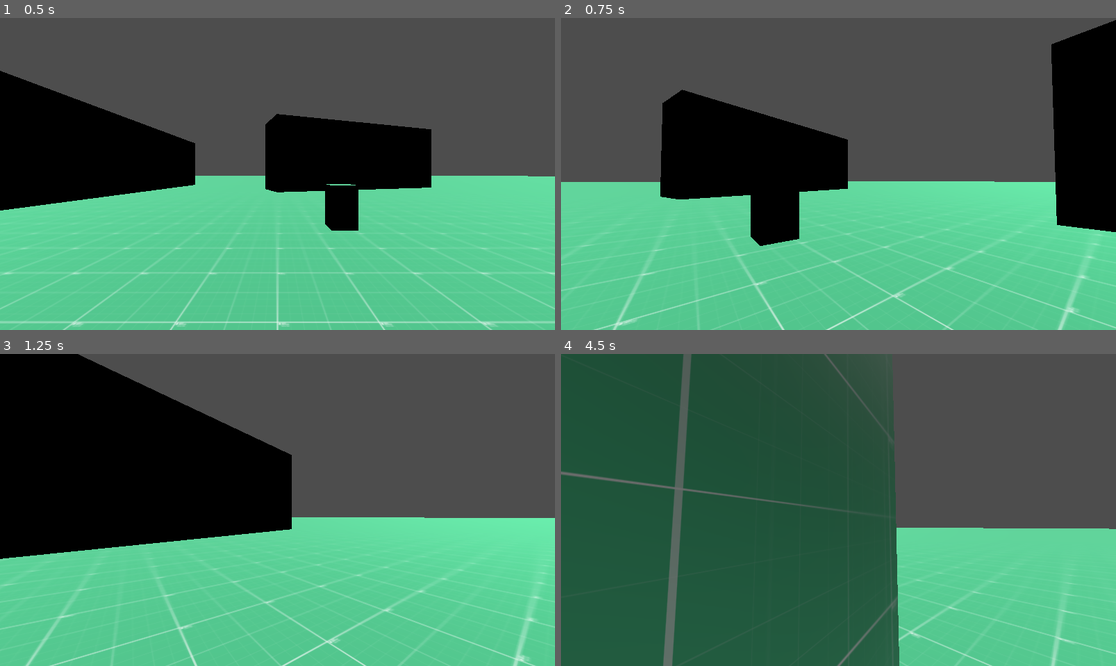
Above: before the commit, frames 1-4 (two rows, left to right).
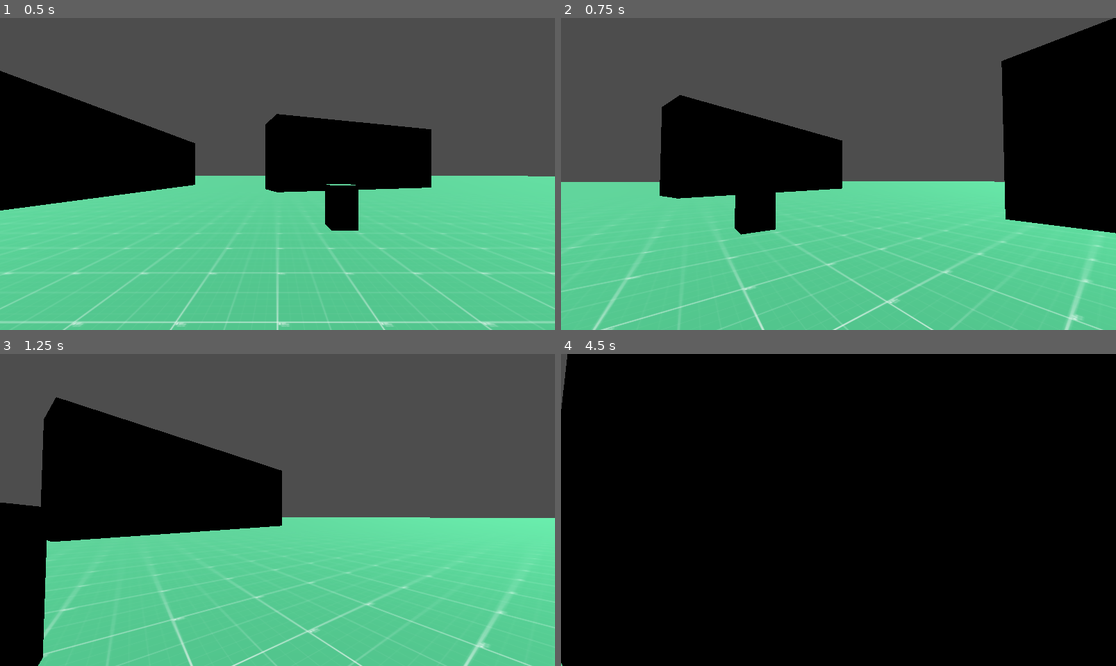
Above: after the commit, the same moments.

Repository: TimurTimergalin/team-dynamics-project-0
Game: Godot game, scene res://scenes/prototype_scene.tscn
The game is run twice, just before and just after one commit, with the same random seed, the same clock (stepped at 60 frames per second) and the same inputs.
Inputs (mouse positions are in pixels of both pictures, inside the frame that each line leads up to):
- Up to frame 1 (0.5 s): no input
- Up to frame 2 (0.75 s): move the mouse to (866, 174) at 0.52 s; hold W (main_move_forward) from 0.53 s (still down); tap Ctrl (main_crouch) at 0.6 s
- Up to frame 3 (1.25 s): keep holding W (main_move_forward); tap Space (main_jump) at 0.77 s
- Up to frame 4 (4.5 s): keep holding W (main_move_forward); move the mouse to (810, 510) at 1.27 s; tap Shift (main_run) at 1.35, 2.85, 4.35 s; tap Space (main_jump) at 1.52, 3.02, 3.77 s; move the mouse to (849, 503) at 2.02 s; tap Ctrl (main_crouch) at 2.1, 3.6 s; move the mouse to (832, 516) at 2.77 s; move the mouse to (877, 513) at 3.52 s; move the mouse to (794, 506) at 4.27 s

Frame 1 is identical in both runs. In frame 2, 9.6% of the frame differs, in the area x 0-100%, y 0-100%; in frame 3, 16%; in frame 4, 100%.

Commit message:
closes #22 #21: fixed basic camera

Diff:
--- /dev/null
+++ b/resources/player/camera_controller.tres
@@ -0,0 +1,7 @@
+[gd_resource type="Resource" script_class="CameraControllerResource" load_steps=2 format=3 uid="uid://bgqa0tcc2e6tv"]
+
+[ext_resource type="Script" uid="uid://0hwxtxopxlhu" path="res://scripts/resources/player/camera_controller_resource.gd" id="1_tvh75"]
+
+[resource]
+script = ExtResource("1_tvh75")
+metadata/_custom_type_script = "uid://0hwxtxopxlhu"
--- a/resources/player/movement.tres
+++ b/resources/player/movement.tres
@@ -4,6 +4,6 @@
 
 [resource]
 script = ExtResource("1_tlj7n")
-walking_max_velocity = 25.0
+walking_max_velocity = 10.0
 walking_acceleration = 1000.0
 base_decceleration = 1000.0
--- a/scenes/player.tscn
+++ b/scenes/player.tscn
@@ -9,7 +9,8 @@
 [ext_resource type="Script" uid="uid://jni8u8uya2y4" path="res://scripts/logic/movement/player_movement_states/crouching_state.gd" id="8_y4r1p"]
 [ext_resource type="Resource" uid="uid://dtk2blb0doadl" path="res://resources/player/movement.tres" id="9_y4r1p"]
 [ext_resource type="Script" uid="uid://i6cfyh3no4en" path="res://scripts/logic/state_machine/state_machine_logger.gd" id="10_d2wvv"]
-[ext_resource type="Script" uid="uid://drvqm8nefhw2w" path="res://scripts/logic/camera/camera_logic.gd" id="11_d2wvv"]
+[ext_resource type="Script" uid="uid://drvqm8nefhw2w" path="res://scripts/logic/camera/camera_controller_logic.gd" id="10_y4r1p"]
+[ext_resource type="Resource" uid="uid://bgqa0tcc2e6tv" path="res://resources/player/camera_controller.tres" id="11_d2wvv"]
 
 [sub_resource type="CapsuleShape3D" id="CapsuleShape3D_dkjbp"]
 
@@ -80,8 +81,9 @@
 state_machine = NodePath("../MovementStateMachine")
 machine_name = "Movement State Machine"
 
-[node name="CameraLogic" type="Node" parent="Logic" node_paths=PackedStringArray("camera_holder", "camera")]
-script = ExtResource("11_d2wvv")
+[node name="CameraControllerLogic" type="Node" parent="Logic" node_paths=PackedStringArray("camera_holder", "camera")]
+script = ExtResource("10_y4r1p")
 camera_holder = NodePath("../../CameraHolder")
 camera = NodePath("../../CameraHolder/Camera3D")
+cam_res = ExtResource("11_d2wvv")
 metadata/_custom_type_script = "uid://drvqm8nefhw2w"
--- /dev/null
+++ b/scripts/logic/camera/camera_controller_logic.gd
@@ -0,0 +1,21 @@
+class_name CameraControllerLogic
+extends Node
+
+@export var camera_holder: Node3D
+@export var camera: Camera3D
+@export var cam_res: CameraControllerResource
+
+func _ready() -> void:
+	Input.set_mouse_mode(Input.MOUSE_MODE_CAPTURED)
+
+
+func _unhandled_input(_event: InputEvent) -> void:
+	if _event is InputEventMouseMotion:
+		camera_holder.rotate_y(-_event.relative.x * cam_res.sens)
+		camera.rotate_x(-_event.relative.y * cam_res.sens)
+		camera.rotation.x = clamp(camera.rotation.x, deg_to_rad(-cam_res.down_look_limit), deg_to_rad(cam_res.up_look_limit))
+
+#func _process(delta: float) -> void:
+	#var mouse_velocity := Input.get_last_mouse_velocity()
+	#camera_holder.rotate_y(-mouse_velocity.x * SENSITIVITY * delta)
+	#camera.rotate_x(-mouse_velocity.y * SENSITIVITY * delta)
--- a/scripts/logic/camera/camera_logic.gd
+++ /dev/null
@@ -1,19 +0,0 @@
-class_name CameraLogic
-extends Node
-
-const SENSITIVITY := 0.01
-
-@export var camera_holder: Node3D
-@export var camera: Camera3D
-
-func _ready() -> void:
-	Input.set_mouse_mode(Input.MOUSE_MODE_CAPTURED)
-
-
-func _unhandled_input(_event: InputEvent) -> void:
-	pass
-
-func _process(delta: float) -> void:
-	var mouse_velocity := Input.get_last_mouse_velocity()
-	camera_holder.rotate_y(-mouse_velocity.x * SENSITIVITY * delta)
-	camera.rotate_x(-mouse_velocity.y * SENSITIVITY * delta)
--- a/scripts/logic/movement/lib/horizontal_movement.gd
+++ b/scripts/logic/movement/lib/horizontal_movement.gd
@@ -1,28 +1,28 @@
 class_name HorizontalMovementLib
 
 static func process(
-    target: CharacterBody3D,
-    horizontal_movement_store: HorizontalMovementStore,
-    delta: float
+	target: CharacterBody3D,
+	horizontal_movement_store: HorizontalMovementStore,
+	delta: float
 ):
-    var real_velocity = Vector2(target.velocity.x, target.velocity.z)
-    var target_velocity = horizontal_movement_store.direction * horizontal_movement_store.max_velocity
-    var velocity_difference = target_velocity - real_velocity
-    var d_velocity_direction = velocity_difference.normalized()
+	var real_velocity = Vector2(target.velocity.x, target.velocity.z)
+	var target_velocity = horizontal_movement_store.direction * horizontal_movement_store.max_velocity
+	var velocity_difference = target_velocity - real_velocity
+	var d_velocity_direction = velocity_difference.normalized()
 
-    # Скорость изменится по направлению d_velocity_direction,
-    # значит локально скорость имеет вид velocity = real_velocity + t * d_velocity_direction.
-    # Производная |velocity| по t в точке t = 0 равна 2 * (real_velocity.x * d_velocity_direction.x + real_velocity.y * d_velocity_direction.y)
-    var derivative = real_velocity.x * d_velocity_direction.x + real_velocity.y * d_velocity_direction.y
+	# Скорость изменится по направлению d_velocity_direction,
+	# значит локально скорость имеет вид velocity = real_velocity + t * d_velocity_direction.
+	# Производная |velocity| по t в точке t = 0 равна 2 * (real_velocity.x * d_velocity_direction.x + real_velocity.y * d_velocity_direction.y)
+	var derivative = real_velocity.x * d_velocity_direction.x + real_velocity.y * d_velocity_direction.y
 
-    var a = (
-        horizontal_movement_store.acceleration
-        if derivative >= 0
-        else horizontal_movement_store.decceleration
-    )
+	var a = (
+		horizontal_movement_store.acceleration
+		if derivative >= 0
+		else horizontal_movement_store.decceleration
+	)
 
-    var d_velocity = (d_velocity_direction * a * delta).limit_length(velocity_difference.length())
-    var new_velocity = Vector2(target.velocity.x + d_velocity.x, target.velocity.z + d_velocity.y).limit_length(horizontal_movement_store.max_velocity)
+	var d_velocity = (d_velocity_direction * a * delta).limit_length(velocity_difference.length())
+	var new_velocity = Vector2(target.velocity.x + d_velocity.x, target.velocity.z + d_velocity.y).limit_length(horizontal_movement_store.max_velocity)
 
-    target.velocity.x = new_velocity.x
-    target.velocity.z = new_velocity.y
+	target.velocity.x = new_velocity.x
+	target.velocity.z = new_velocity.y
--- a/scripts/logic/movement/player_movement_states/crouching_state.gd
+++ b/scripts/logic/movement/player_movement_states/crouching_state.gd
@@ -4,18 +4,18 @@
 @export var idle_state: BasePlayerMovementState
 
 func enter() -> void:
-    horizontal_movement_store.decceleration = player_movement_resource.base_decceleration
-    horizontal_movement_store.acceleration = player_movement_resource.crouching_acceleration
-    horizontal_movement_store.max_velocity = player_movement_resource.crouching_max_velocity
+	horizontal_movement_store.decceleration = player_movement_resource.base_decceleration
+	horizontal_movement_store.acceleration = player_movement_resource.crouching_acceleration
+	horizontal_movement_store.max_velocity = player_movement_resource.crouching_max_velocity
 
 func physics_process(delta: float) -> State:
-    var direction = get_player_movement_direction()
-    horizontal_movement_store.direction = direction
-    HorizontalMovementLib.process(player, horizontal_movement_store, delta)
-    if !Input.is_action_pressed(MainActions.crouch):
-        if direction:
-            return walking_state
-        else:
-            return idle_state
+	var direction = get_player_movement_direction()
+	horizontal_movement_store.direction = direction
+	HorizontalMovementLib.process(player, horizontal_movement_store, delta)
+	if !Input.is_action_pressed(MainActions.crouch):
+		if direction:
+			return walking_state
+		else:
+			return idle_state
 
-    return self
+	return self
--- a/scripts/logic/movement/player_movement_states/walking_state.gd
+++ b/scripts/logic/movement/player_movement_states/walking_state.gd
@@ -4,18 +4,18 @@
 @export var crouching_state: BasePlayerMovementState
 
 func enter() -> void:
-    horizontal_movement_store.decceleration = player_movement_resource.base_decceleration
-    horizontal_movement_store.acceleration = player_movement_resource.walking_acceleration
-    horizontal_movement_store.max_velocity = player_movement_resource.walking_max_velocity
+	horizontal_movement_store.decceleration = player_movement_resource.base_decceleration
+	horizontal_movement_store.acceleration = player_movement_resource.walking_acceleration
+	horizontal_movement_store.max_velocity = player_movement_resource.walking_max_velocity
 
 func physics_process(delta: float) -> State:
-    var direction = get_player_movement_direction()
-    horizontal_movement_store.direction = direction
-    HorizontalMovementLib.process(player, horizontal_movement_store, delta)
-    if Input.is_action_pressed(MainActions.crouch):
-        return crouching_state
+	var direction = get_player_movement_direction()
+	horizontal_movement_store.direction = direction
+	HorizontalMovementLib.process(player, horizontal_movement_store, delta)
+	if Input.is_action_pressed(MainActions.crouch):
+		return crouching_state
 
-    if not direction:
-        return idle_state
+	if not direction:
+		return idle_state
 
-    return self
+	return self
--- a/scripts/logic/state_machine/state_machine_logger.gd
+++ b/scripts/logic/state_machine/state_machine_logger.gd
@@ -6,4 +6,4 @@
 @export var machine_name: String = "Anonymous State Machine"
 
 func _ready() -> void:
-    state_machine.state_changed.connect(func(from, to): print(machine_name, " changed its state from ", from, " to ", to))
+	state_machine.state_changed.connect(func(from, to): print(machine_name, " changed its state from ", from, " to ", to))
--- /dev/null
+++ b/scripts/resources/player/camera_controller_resource.gd
@@ -0,0 +1,6 @@
+class_name CameraControllerResource
+extends Resource
+
+@export var sens: float = 0.01
+@export var down_look_limit: float = 89 # в градусах
+@export var up_look_limit: float = 89 # в градусах
Not shown: 1 places in scenes/player.tscn that only renumber resources
Renamed: scripts/logic/camera/camera_logic.gd.uid -> scripts/logic/camera/camera_controller_logic.gd.uid
Not shown, added: scripts/resources/player/camera_controller_resource.gd.uid
